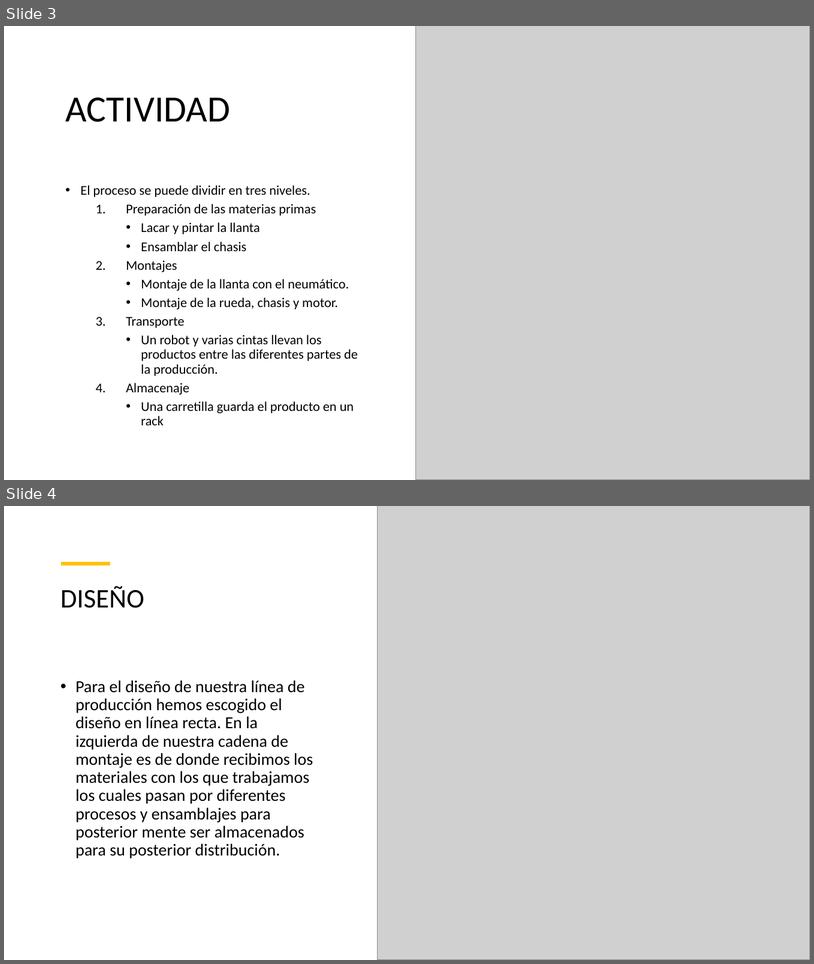
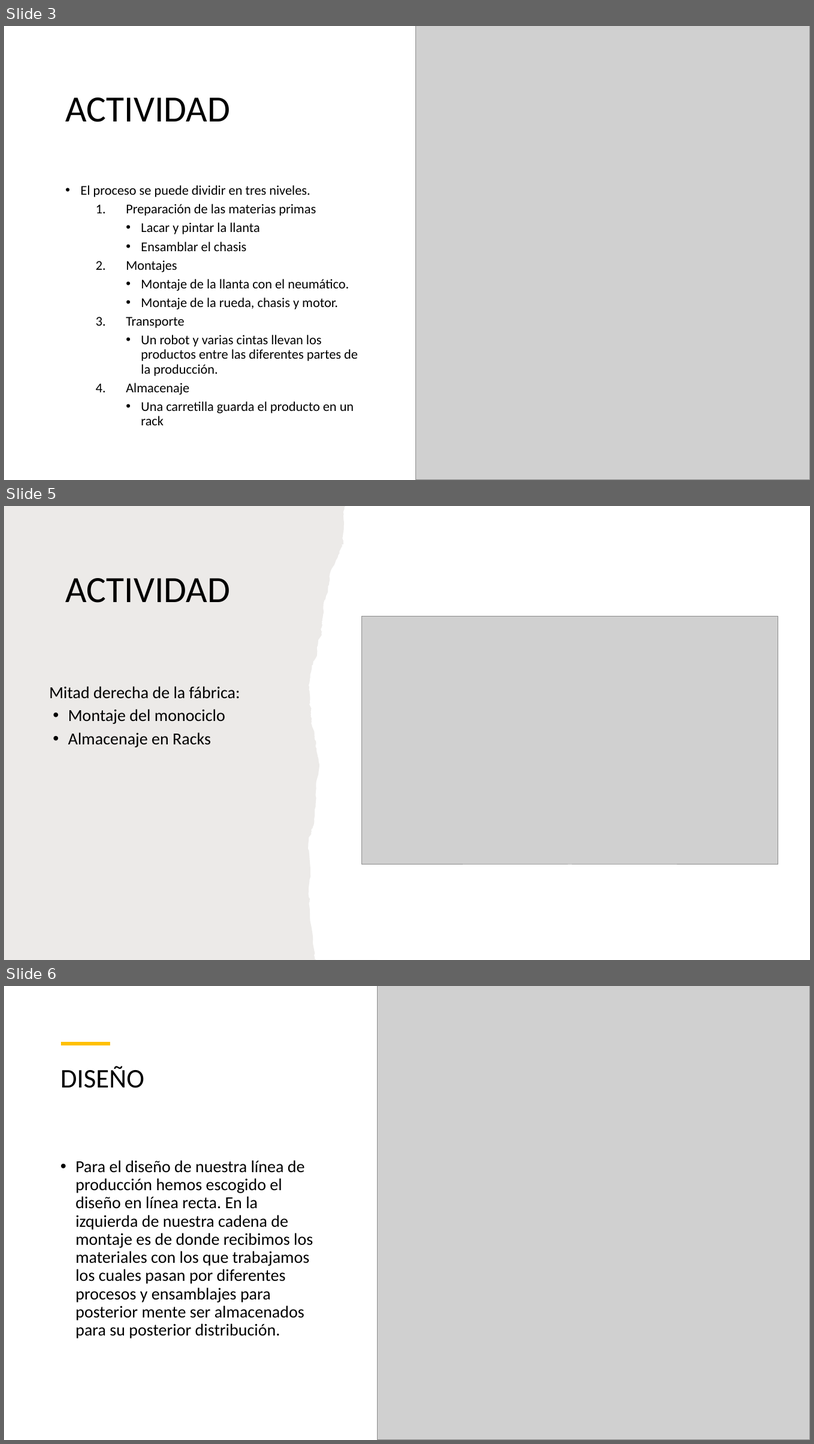
Before and after one commit to Xabierland/OP, a slide deck: PROYECTO/Trabajo.pptx. Shown one above the other, each under a label of ours: slides 3 and 4 before the commit, slides 3, 5 and 6 after it; the slides between them are not shown. The pictures are 814x964 and 814x1444 pixels, drawn with LibreOffice and Linux fonts; fonts in the diff are those of the drawing; grey boxes stand for pictures. Boxes give left, top, right and bottom in pixels: in the first picture for what was removed or moved away, otherwise in the second. Text is boxed around its words. In the diff, an @@ line names an element or a change of style, - is before the commit and + after.

```diff
--- a/PROYECTO/Trabajo.pptx
+++ b/PROYECTO/Trabajo.pptx
@@ slide 5 added at bbox=[4, 506, 810, 960], background #FFFFFF @@
@@ freeform shape added at bbox=[4, 506, 378, 960], fill #82766A at 15% opacity @@
@@ title added at bbox=[65, 578, 230, 603], 44 pt, text #000000 @@
+ACTIVIDAD
@@ picture added at bbox=[362, 616, 779, 864] @@
@@ text added at bbox=[49, 686, 240, 747], 20 pt, text #000000 @@
+Mitad derecha de la fábrica:
+• Montaje del monociclo
+• Almacenaje en Racks
@@ what was slide 4 is now slide 6 @@
```
Also in this commit, not shown: 1 slide changed, 1 other slide added, 1 other file.
